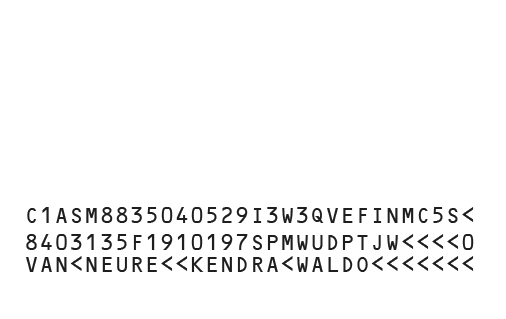
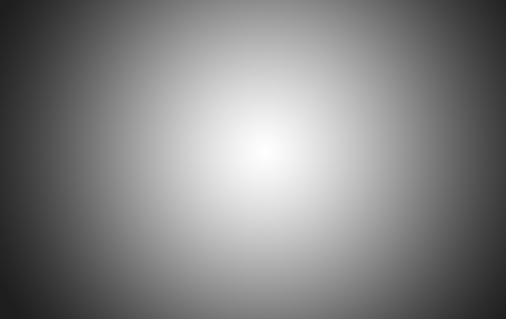
Layered file, before and after one edit (506px x 319px). Changes by layer:
hid "MRZ1" over [27, 207, 474, 223]
hid "MRZ2" over [26, 234, 474, 250]
hid "MRZ3" over [26, 256, 474, 272]
added layer "Layer 2" above "Layer 1" over [0, 0, 506, 319]
